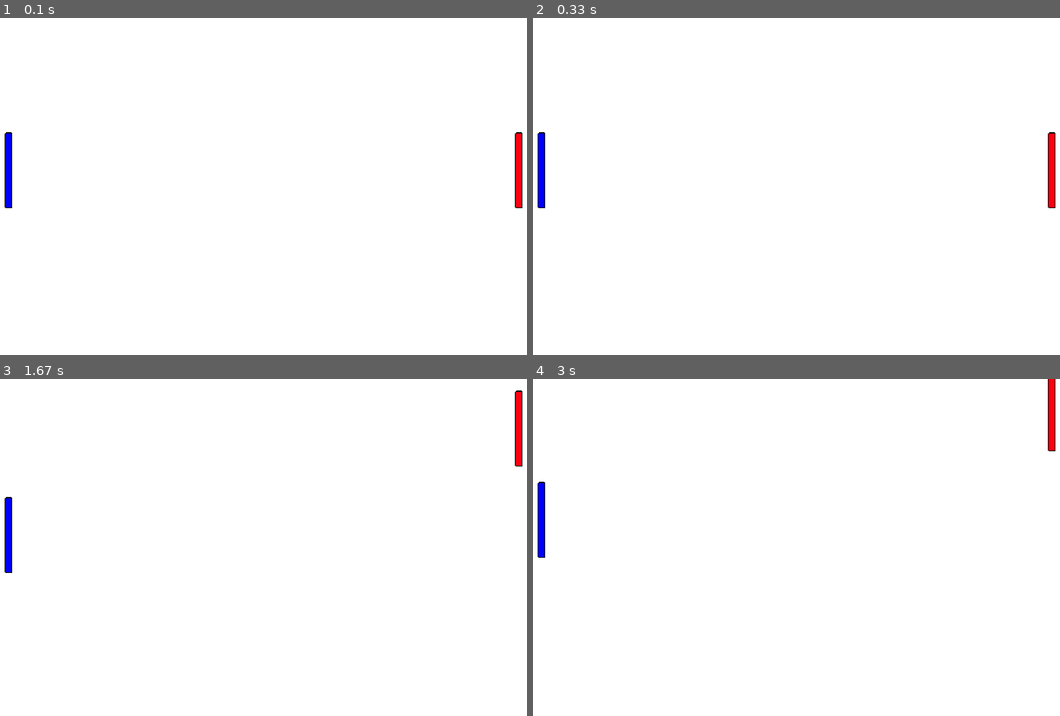
Above: before the commit, frames 1-4 (two rows, left to right).
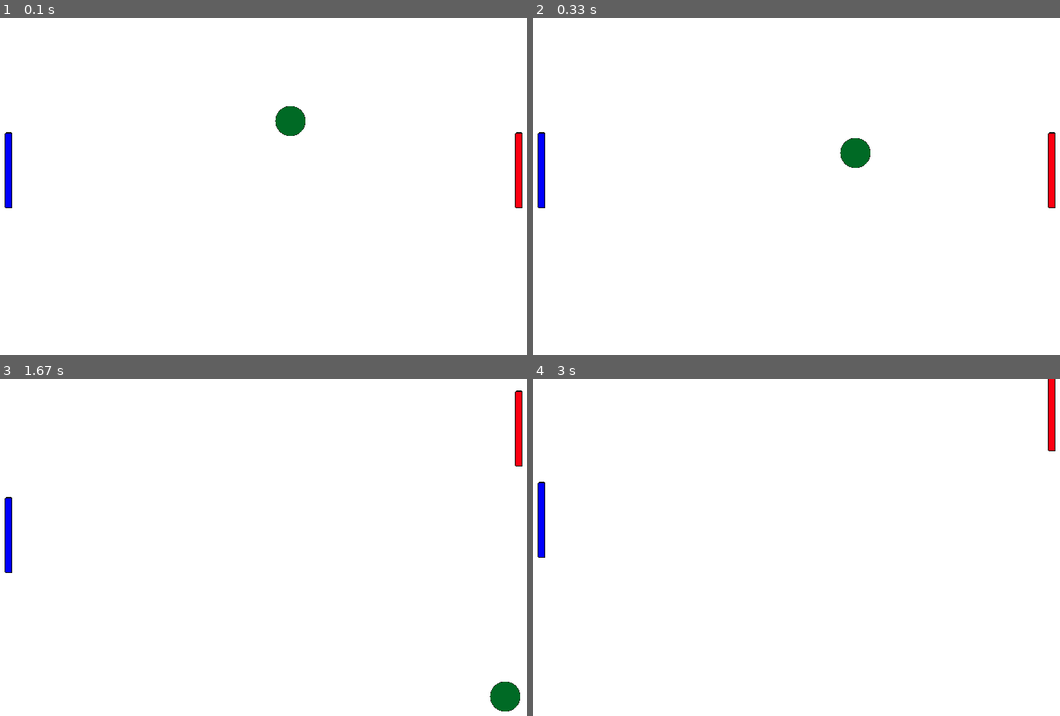
Above: after the commit, the same moments.

Repository: IlyaVlasov2007/Ping-Pong-Pygame
Game: pygame game, started from main.py
The game is run twice, just before and just after one commit, with the same random seed, the same clock (stepped at 60 frames per second) and the same inputs.
Inputs:
- Up to frame 1 (0.1 s): no input
- Up to frame 2 (0.33 s): no input
- Up to frame 3 (1.67 s): hold Up 0.33-0.8 s; hold Down 0.83-1.13 s; hold S 0.83-1.13 s; hold Up 1.17-1.53 s; hold W 1.17-1.53 s; hold Down from 1.57 s (still down); hold S from 1.57 s (still down)
- Up to frame 4 (3 s): release Down at 1.93 s; release S at 1.93 s; hold Up 1.97-2.27 s; hold W 1.97-2.27 s; hold Down 2.3-2.6 s; hold S 2.3-2.6 s; hold Up from 2.63 s (still down); hold W from 2.63 s (still down)

The runs differ from the first frame. In frame 1, 0.4% of the frame differs, in the area x 52-58%, y 26-35%; in frame 2, 0.4%; in frame 3, 0.4%; in frame 4, nothing differs.

Commit message:
Create Ball logic | Finished Main Game

Diff:
--- a/main.py
+++ b/main.py
@@ -1,6 +1,7 @@
 import pygame.constants
 
 from Player import *
+from Ball import *
 
 import sys
 
@@ -21,6 +22,9 @@
                       texture="Assets/Textures/player_right.png",
                       pressed_btn=(pygame.constants.K_UP, pygame.constants.K_DOWN))
 
+ball = Ball(x=WIDTH//2, y=100, width=40, height=40, speed=3,
+            texture="Assets/Textures/ball.png",)
+
 FPS = 60
 
 while True:
@@ -28,14 +32,22 @@
 
     player_left.draw(root)
     player_right.draw(root)
+    ball.draw(root)
 
     for e in pygame.event.get():
 
         if e.type == pygame.QUIT:
             sys.exit(0)
 
+    if pygame.sprite.collide_rect(ball ,player_left) or pygame.sprite.collide_rect(ball ,player_right):
+        ball.direction_x *= -1
+
+    if ball.rect.top <= 0 or ball.rect.bottom >= HEIGHT:
+        ball.direction_y *= -1
+
     player_left.update()
     player_right.update()
+    ball.update()
 
     pygame.display.update()
     pygame.time.Clock().tick(FPS)
Binary file added: Assets/Textures/ball.png
